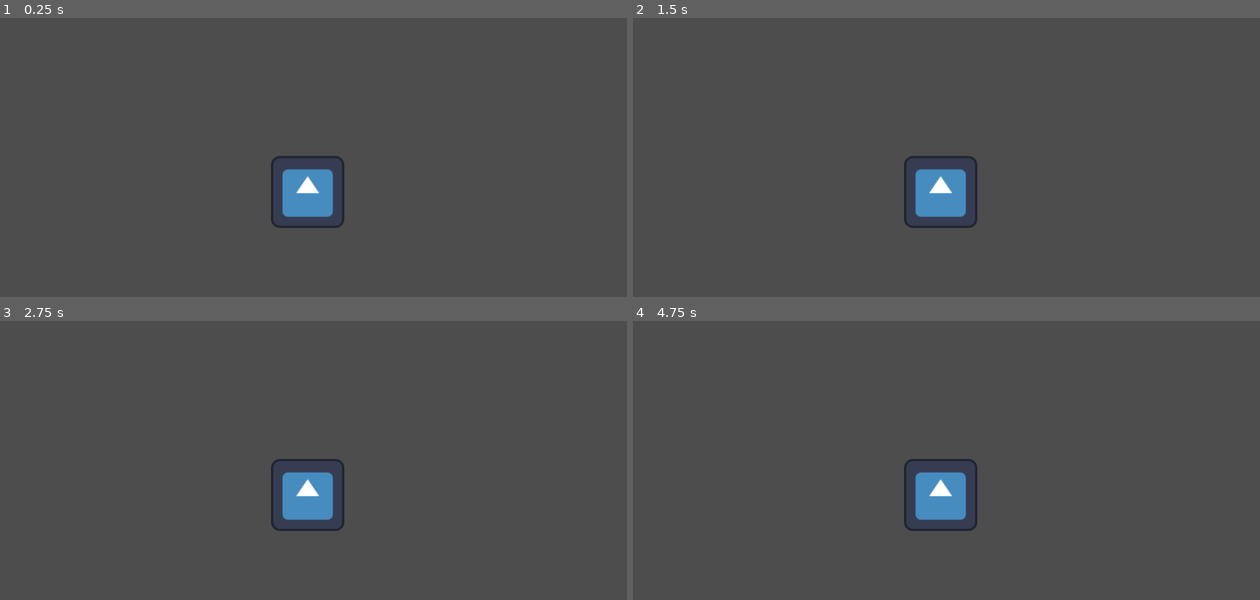
Above: before the commit, frames 1-4 (two rows, left to right).
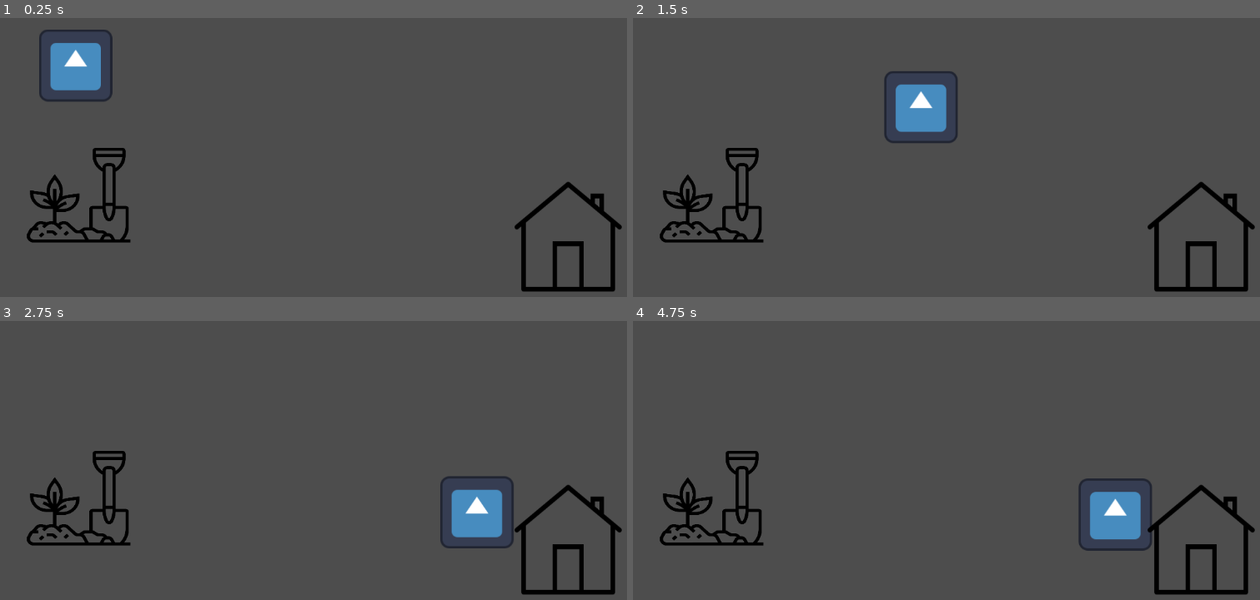
Above: after the commit, the same moments.

Repository: maxhoward/ludum-dare-56
Game: Godot game, scene res://scenes/world.tscn
Same seed, same stepped clock (60 frames per second), same inputs: the game is played once before the commit and once after it. The engine's default icon, where the game draws it, is replaced by a stand-in: a white triangle on a blue panel in a dark square.
Inputs:
- Up to frame 1 (0.25 s): no input
- Up to frame 2 (1.5 s): no input
- Up to frame 3 (2.75 s): no input
- Up to frame 4 (4.75 s): tap Enter at 3.5 s; tap Space at 4.25 s

The runs differ from the first frame. In frame 1, 6.4% of the frame differs, in the area x 4-100%, y 4-99%; in frame 2, 6.4%; in frame 3, 6.4%, in the area x 4-100%, y 46-99%; in frame 4, 6.4%.

Commit message:
Adding pathing and started friendly AI

Diff:
--- a/scenes/friendly.tscn
+++ b/scenes/friendly.tscn
@@ -1,11 +1,13 @@
-[gd_scene load_steps=3 format=3 uid="uid://4j8easwnycj1"]
+[gd_scene load_steps=4 format=3 uid="uid://4j8easwnycj1"]
 
 [ext_resource type="Texture2D" uid="uid://dle2fcyw6esth" path="res://assets/icon.svg" id="1_6rjt2"]
+[ext_resource type="Script" path="res://scripts/friendly.gd" id="1_vdrar"]
 
 [sub_resource type="CircleShape2D" id="CircleShape2D_rtu2l"]
 radius = 61.2046
 
 [node name="Friendly" type="CharacterBody2D"]
+script = ExtResource("1_vdrar")
 
 [node name="CollisionShape2D" type="CollisionShape2D" parent="."]
 position = Vector2(-3, 2)
--- a/scenes/world.tscn
+++ b/scenes/world.tscn
@@ -1,16 +1,49 @@
-[gd_scene load_steps=3 format=3 uid="uid://b4awor4kdnlm6"]
+[gd_scene load_steps=6 format=3 uid="uid://b4awor4kdnlm6"]
 
 [ext_resource type="PackedScene" uid="uid://4j8easwnycj1" path="res://scenes/friendly.tscn" id="1_3gtl8"]
+[ext_resource type="Texture2D" uid="uid://07tspmny6pxm" path="res://assets/home.svg" id="2_w8a1y"]
+[ext_resource type="Texture2D" uid="uid://d3ib3g1uikf8i" path="res://assets/shovels.png" id="3_kmth4"]
 
-[sub_resource type="NavigationPolygon" id="NavigationPolygon_cotoa"]
-vertices = PackedVector2Array(1135.98, 632, 12.1563, 632.992, 21.8438, 18.9688, 1135.01, 16.0234)
-polygons = Array[PackedInt32Array]([PackedInt32Array(0, 1, 2, 3)])
-outlines = Array[PackedVector2Array]([PackedVector2Array(12, 9, 1145, 6, 1146, 642, 2, 643)])
+[sub_resource type="NavigationPolygon" id="NavigationPolygon_yrd4v"]
+vertices = PackedVector2Array(870.844, 306, 847.867, 21.4531, 1096.53, 31.6094, 1123.82, 508.094, 1055.93, 604.813, 338.93, 158.852, 341.93, 602.813, 37.0234, 597.18, 38.9609, 24.2813, 710.523, 42.7734, 558.242, 162.141, 755.57, 306, 592.258, 588.32)
+polygons = Array[PackedInt32Array]([PackedInt32Array(0, 1, 2, 3, 4), PackedInt32Array(5, 6, 7, 8), PackedInt32Array(5, 8, 9, 10), PackedInt32Array(10, 9, 11, 12), PackedInt32Array(4, 12, 11, 0)])
+outlines = Array[PackedVector2Array]([PackedVector2Array(27, 607, 352, 613, 349, 169, 549, 172, 583, 598, 1061, 615, 1134, 511, 1106, 22, 837, 11, 860, 296, 764, 296, 719, 33, 29, 14, 27, 604)])
+
+[sub_resource type="RectangleShape2D" id="RectangleShape2D_wpuac"]
+size = Vector2(165, 174)
 
 [node name="World" type="Node2D"]
 
 [node name="NavigationRegion2D" type="NavigationRegion2D" parent="."]
-navigation_polygon = SubResource("NavigationPolygon_cotoa")
+position = Vector2(-1, 5)
+navigation_polygon = SubResource("NavigationPolygon_yrd4v")
 
 [node name="Friendly" parent="." instance=ExtResource("1_3gtl8")]
-position = Vector2(583, 317)
+position = Vector2(113, 85)
+
+[node name="Home" type="StaticBody2D" parent="."]
+unique_name_in_owner = true
+position = Vector2(1033, 396)
+
+[node name="CollisionShape2D" type="CollisionShape2D" parent="Home"]
+position = Vector2(0, -3)
+shape = SubResource("RectangleShape2D_wpuac")
+disabled = true
+
+[node name="Sprite2D" type="Sprite2D" parent="Home"]
+scale = Vector2(0.772, 0.828)
+texture = ExtResource("2_w8a1y")
+
+[node name="Farm" type="StaticBody2D" parent="."]
+unique_name_in_owner = true
+position = Vector2(181, 313)
+
+[node name="CollisionShape2D" type="CollisionShape2D" parent="Farm"]
+position = Vector2(0, -3)
+shape = SubResource("RectangleShape2D_wpuac")
+disabled = true
+
+[node name="Sprite2D" type="Sprite2D" parent="Farm"]
+position = Vector2(4, 6.99999)
+scale = Vector2(0.356, 0.331)
+texture = ExtResource("3_kmth4")
--- /dev/null
+++ b/scripts/friendly.gd
@@ -0,0 +1,67 @@
+extends CharacterBody2D
+
+@export var SPEED = 300.0
+@export var REST_TIME = 1
+@export var FARM_TIME = 1
+const JUMP_VELOCITY = -400.0
+
+@onready var navigation_agent: NavigationAgent2D = $NavigationAgent2D
+
+enum State {GOING_HOME, GOING_TO_FARM, RESTING, FARMING}
+
+var state = State.RESTING
+
+func _ready():
+	# Make sure to not await during _ready.
+	actor_setup.call_deferred()
+
+func _physics_process(delta: float) -> void:
+	if state in [State.RESTING, State.FARMING]:
+		return
+
+	if navigation_agent.is_navigation_finished():
+		if state == State.GOING_HOME:
+			print("Starting to rest")
+			get_tree().create_timer(REST_TIME).timeout.connect(finish_resting)
+			state = State.RESTING
+		if state == State.GOING_TO_FARM:
+			print("Starting Farming")
+			get_tree().create_timer(FARM_TIME).timeout.connect(finish_farming)
+			state = State.FARMING
+		return
+
+	var current_agent_position: Vector2 = global_position
+	var next_path_position: Vector2 = navigation_agent.get_next_path_position()
+
+	velocity = current_agent_position.direction_to(next_path_position) * SPEED
+
+	move_and_slide()
+
+func actor_setup():
+	# Wait for the first physics frame so the NavigationServer can sync.
+	await get_tree().physics_frame
+
+	# Now that the navigation map is no longer empty, set the movement target.
+	state = State.GOING_HOME
+	set_movement_target(get_movement_target_for_task())
+
+func get_movement_target_for_task() -> Vector2:
+	match state:
+		State.GOING_HOME:
+			return %Home.global_position
+		State.GOING_TO_FARM:
+			return %Farm.global_position
+		var unmapped_location:
+			print("can't find unmapped location " + State.keys()[unmapped_location] + "going home instead")
+			return %Home.global_position
+
+func set_movement_target(movement_target: Vector2):
+	navigation_agent.target_position = movement_target
+
+func finish_farming():
+	state = State.GOING_HOME
+	set_movement_target(get_movement_target_for_task())
+
+func finish_resting():
+	state = State.GOING_TO_FARM
+	set_movement_target(get_movement_target_for_task())
Binary file added: assets/shovels.png
Not shown, added: assets/shovels.png.import
Binary file added: shovels.png
Not shown, added: shovels.png.import
